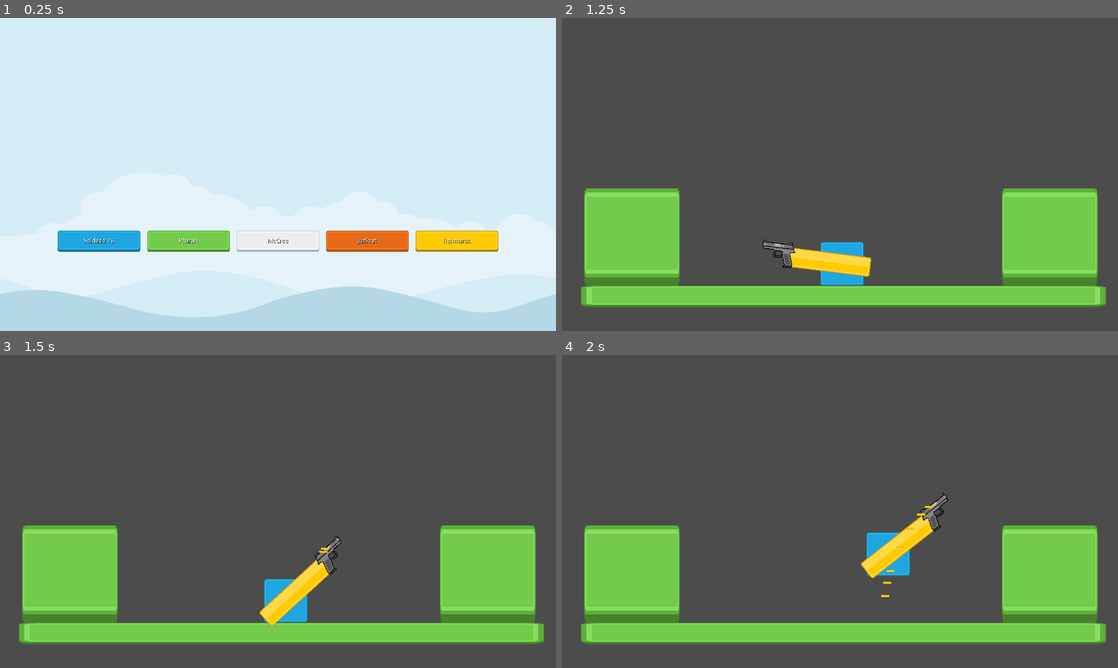
Above: before the commit, frames 1-4 (two rows, left to right).
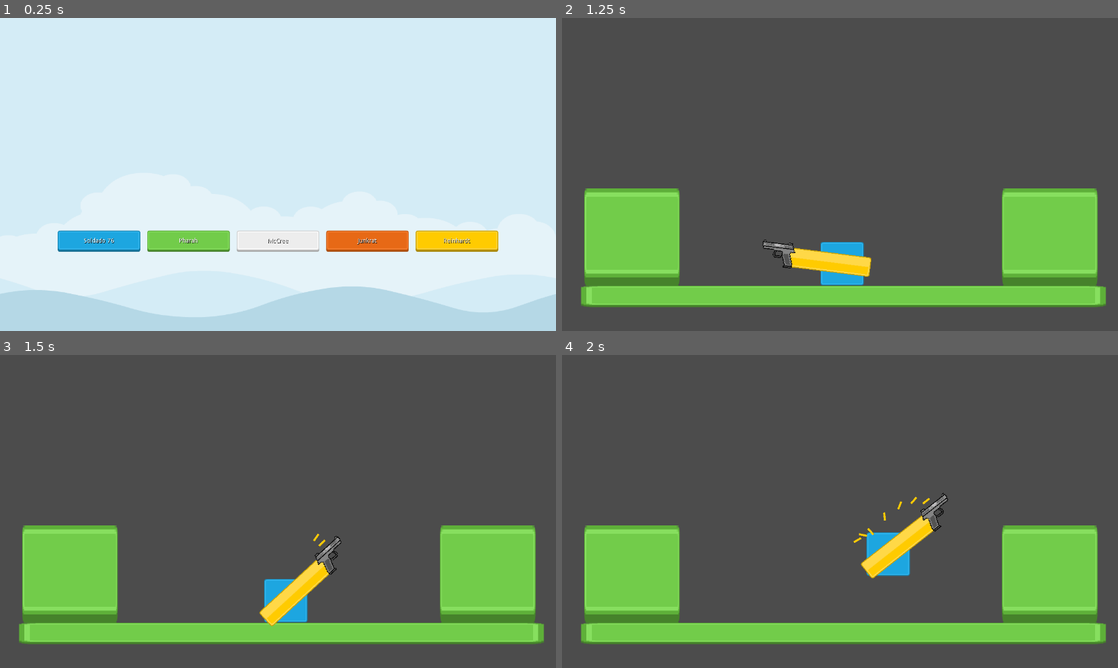
Above: after the commit, the same moments.

Repository: renanstn/godot-overwatch-2d-mechanics
Game: Godot game, scene res://Scenes/GUI/Menu.tscn
The game is run twice, just before and just after one commit, with the same random seed, the same clock (stepped at 60 frames per second) and the same inputs.
Inputs (mouse positions are in pixels of both pictures, inside the frame that each line leads up to):
- Up to frame 1 (0.25 s): no input
- Up to frame 2 (1.25 s): click "Soldado 76" at 0.5 s
- Up to frame 3 (1.5 s): tap Enter at 1.25 s; move the mouse to (400, 495) at 1.27 s; press the mouse at (400, 495) at 1.28 s; hold D (right) from 1.28 s (still down)
- Up to frame 4 (2 s): keep holding D (right); tap Space (jump) at 1.52 s

Frames 1-2 are identical in both runs. In frame 3, less than 0.1% of the frame differs, in the area x 56-60%, y 57-64%; in frame 4, 0.1%, in the area x 52-67%, y 45-78%.

Commit message:
Efeito da cápsula ejetando da arma finalizado.

Diff:
--- a/src/Scripts/Nodes/Weapon.gd
+++ b/src/Scripts/Nodes/Weapon.gd
@@ -159,6 +159,13 @@
 
 func eject_capsule() -> void:
 	var capsule = capsule_scene.instance()
+	# Variável que auxilia a correção do ângulo caso o
+	# braço esteja com a escala invertida
+	var looking_to_right = get_parent().get_parent().scale.y
 	capsule.global_position = capsule_ejector.global_position
-	capsule.rotation = capsule_ejector.rotation
+	capsule.rotation = capsule_ejector.global_rotation * looking_to_right
+	# Aplicar impulso e rotação na capsula, sempre usando o
+	# 'looking_to_right' para corrigir a inversão de scale
+	capsule.apply_impulse(Vector2(0,0), Vector2(-100 * looking_to_right,-200))
+	capsule.add_torque(-500 * looking_to_right)
 	get_node(parent_node).get_owner().add_child(capsule)
